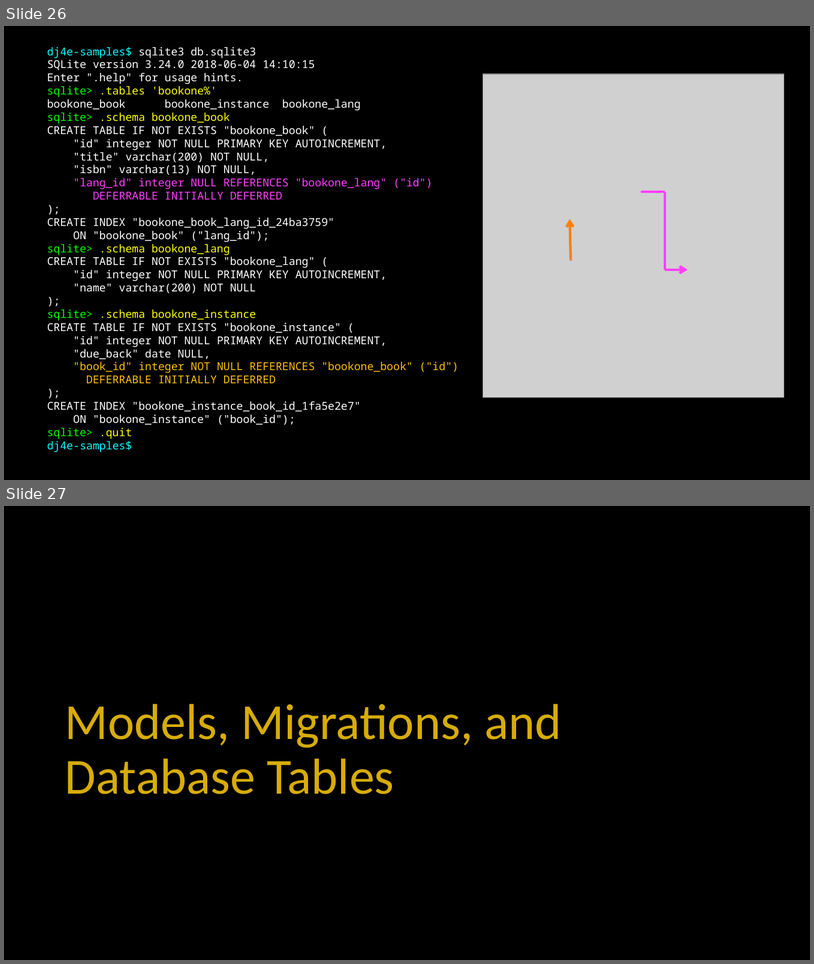
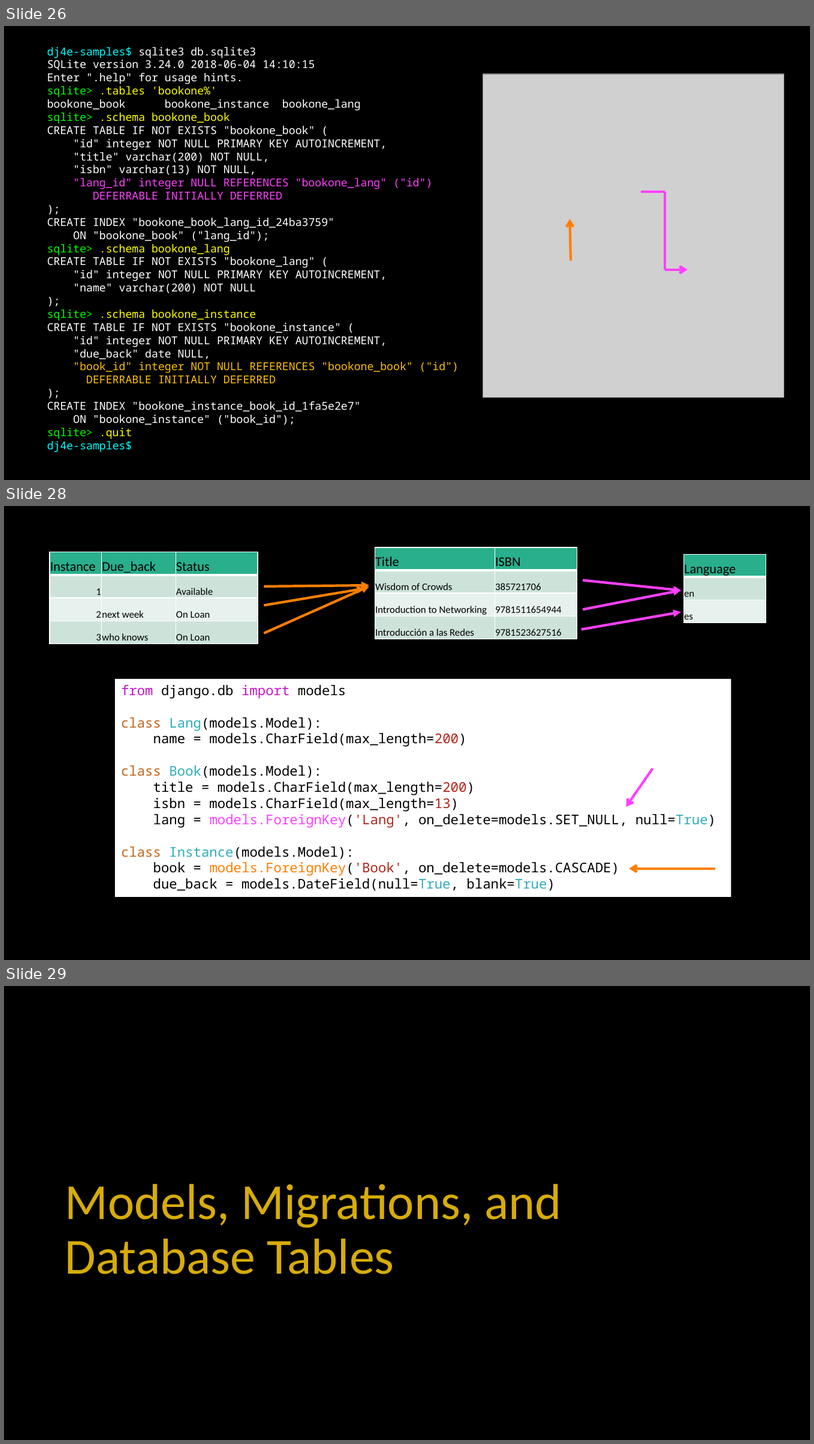
Before and after one commit to csev/dj4e, a slide deck: lectures/DJ-03-One-To-Many.pptx. Shown one above the other, each under a label of ours: slides 26 and 27 before the commit, slides 26, 28 and 29 after it; the slides between them are not shown. The pictures are 814x964 and 814x1444 pixels, drawn with LibreOffice and Linux fonts; fonts in the diff are those of the drawing; grey boxes stand for pictures. Boxes give left, top, right and bottom in pixels: in the first picture for what was removed or moved away, otherwise in the second. Text is boxed around its words. In the diff, an @@ line names an element or a change of style, - is before the commit and + after.

```diff
--- a/lectures/DJ-03-One-To-Many.pptx
+++ b/lectures/DJ-03-One-To-Many.pptx
@@ slide 28 added at (x1=4, y1=506, x2=810, y2=960), background #000000 @@
@@ table added at (x1=50, y1=552, x2=258, y2=643), 4 rows, 3 columns @@
+Instance | Due_back | Status
+1 |  | Available
+2 | next week | On Loan
+3 | who knows | On Loan
@@ table added at (x1=375, y1=547, x2=578, y2=639), 4 rows, 2 columns @@
+Title | ISBN
+Wisdom of Crowds | 385721706
+Introduction to Networking | 9781511654944
+Introducción a las Redes | 9781523627516
@@ table added at (x1=684, y1=555, x2=766, y2=623), 3 rows, 1 columns @@
+Language
+en
+es
@@ arrow added from (264, 586) to (369, 585), #FF7F00 3 pt @@
@@ arrow added from (264, 605) to (365, 588), #FF7F00 3 pt @@
@@ arrow added from (264, 633) to (369, 586), #FF7F00 3 pt @@
@@ arrow added from (583, 580) to (681, 590), #FF40FF 3 pt @@
@@ arrow added from (583, 609) to (681, 590), #FF40FF 3 pt @@
@@ arrow added from (582, 630) to (681, 612), #FF40FF 3 pt @@
@@ rectangle added at (x1=116, y1=679, x2=732, y2=897), fill #FFFFFF, 16 pt, text #000000 @@
+from django.db import models
+class Lang(models.Model):
+name = models.CharField(max_length=200)
+class Book(models.Model):
+title = models.CharField(max_length=200)
+isbn = models.CharField(max_length=13)
+lang = models.ForeignKey('Lang', on_delete=models.SET_NULL, null=True)
+class Instance(models.Model):
+book = models.ForeignKey('Book', on_delete=models.CASCADE)
+due_back = models.DateField(null=True, blank=True)
@@ arrow added from (653, 769) to (626, 807), #FF40FF 3 pt @@
@@ arrow added from (716, 868) to (630, 868), #FF7F00 3 pt @@
@@ what was slide 27 is now slide 29 @@
```
Also in this commit, not shown: 1 other slide added, 1 other file.
